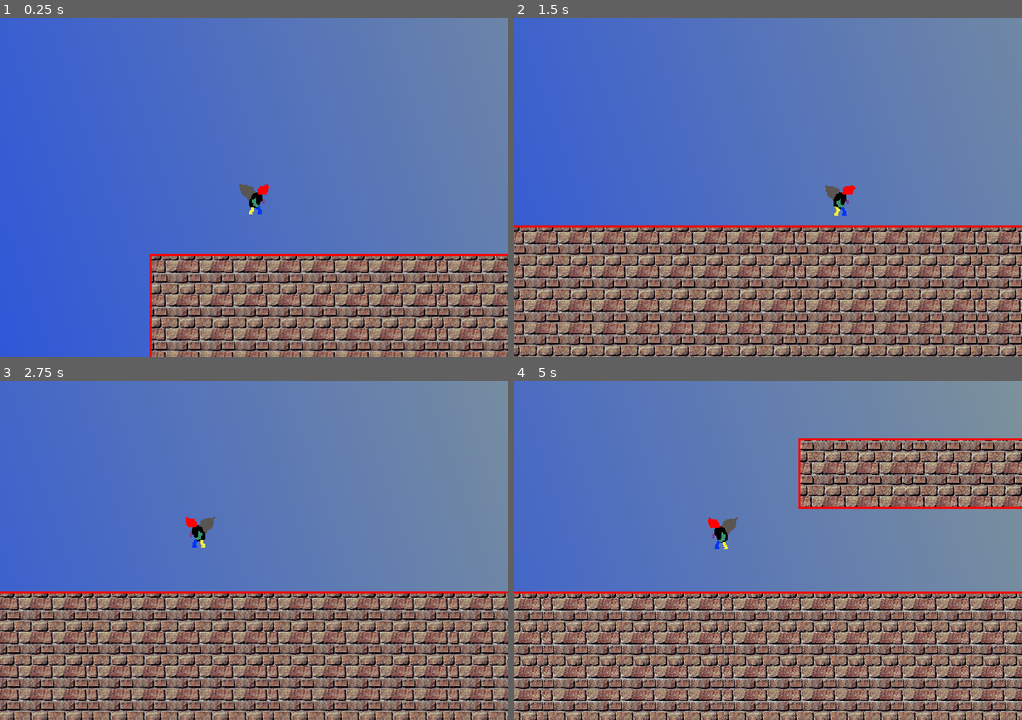
Above: before the commit, frames 1-4 (two rows, left to right).
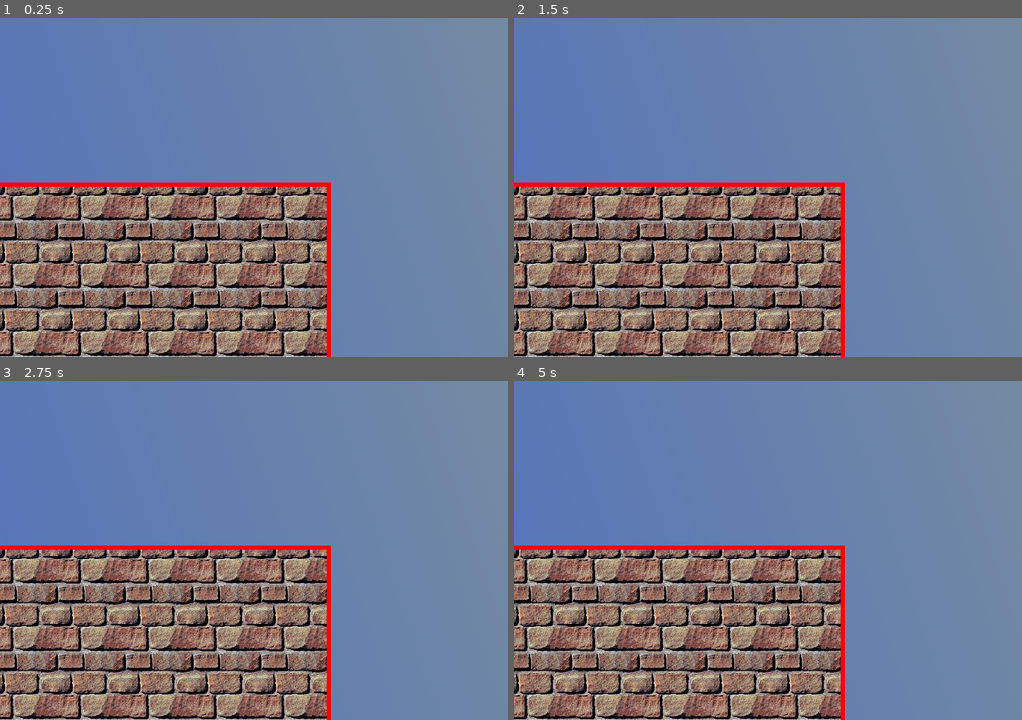
Above: after the commit, the same moments.

Repository: decimatedTomato/GMTK2025
Game: Godot game, scene res://scenes/level.tscn
The game is run twice, just before and just after one commit, with the same random seed, the same clock (stepped at 60 frames per second) and the same inputs. This scene is started directly instead of the project's main scene.
Inputs:
- Up to frame 1 (0.25 s): no input
- Up to frame 2 (1.5 s): tap Enter (ui_accept) at 0.5 s; hold Right (move_right) from 0.53 s (still down); tap Space (jump) at 0.6, 0.77, 1.07 s; tap Ctrl (dash) at 1.35 s
- Up to frame 3 (2.75 s): tap Space (jump) at 1.52, 1.55, 1.82, 2.3 s; release Right (move_right) at 2.03 s; hold Left (move_left) from 2.03 s (still down); hold Shift (run) from 2.03 s (still down)
- Up to frame 4 (5 s): release Left (move_left) at 2.78 s; release Shift (run) at 2.78 s; hold Right (move_right) 2.78-4.28 s; tap Space (jump) at 2.85, 3.02, 3.32, 3.77, 3.8, 4.07, 4.52, 4.55, 4.82 s; tap Ctrl (dash) at 3.6 s; hold Left (move_left) from 4.28 s (still down); tap Shift (run) at 4.35 s

The runs differ from the first frame. In frame 1, 61% of the frame differs, in the area x 0-100%, y 0-100%; in frame 2, 52%; in frame 3, 43%; in frame 4, 52%.

Commit message:
implemented deathbox

Diff:
--- /dev/null
+++ b/area_2d.gd
@@ -0,0 +1,16 @@
+extends Area2D
+
+
+# Called when the node enters the scene tree for the first time.
+func _ready() -> void:
+	pass # Replace with function body.
+
+
+# Called every frame. 'delta' is the elapsed time since the previous frame.
+func _process(delta: float) -> void:
+	pass
+
+func _on_body_entered(body: Node2D) -> void:
+	if body is Player:
+		print("died");
+		body.die();
--- a/project.godot
+++ b/project.godot
@@ -72,6 +72,10 @@
 ]
 }
 
+[layer_names]
+
+2d_physics/layer_2="DeathBox"
+
 [rendering]
 
 renderer/rendering_method="gl_compatibility"
--- a/scenes/character_body_2d.tscn
+++ b/scenes/character_body_2d.tscn
@@ -2,6 +2,10 @@
 
 [ext_resource type="Script" uid="uid://cxgmt11kicapo" path="res://scripts/playerFullMovement.gd" id="1_ws0vm"]
 [ext_resource type="Texture2D" uid="uid://dht0y4klg3dsl" path="res://assets/scientist_idle.png" id="2_g2brh"]
+[ext_resource type="Texture2D" uid="uid://dwhut2fxyipmv" path="res://art/Temporary/playerGrey_up1.png" id="2_rhr3r"]
+[ext_resource type="Texture2D" uid="uid://bv6gpkpcy0wrw" path="res://art/Temporary/playerGrey_up2.png" id="3_t53lx"]
+[ext_resource type="Texture2D" uid="uid://bvydpdk5nb5aj" path="res://art/Temporary/playerGrey_walk1.png" id="4_yi2kj"]
+[ext_resource type="Texture2D" uid="uid://dk0c1t3qf401f" path="res://art/Temporary/playerGrey_walk2.png" id="5_cibgq"]
 
 [sub_resource type="Curve" id="Curve_ws0vm"]
 _data = [Vector2(0, 1), 0.0, 0.0, 0, 0, Vector2(0.372093, 1), 0.0, 0.0, 0, 0, Vector2(0.99999, 0.682718), 0.0, 0.0, 0, 0, Vector2(1, 1), 0.0, 0.0, 0, 0]
@@ -49,6 +53,15 @@
 
 [node name="CollisionPolygon2D" type="CollisionPolygon2D" parent="."]
 polygon = PackedVector2Array(30, 48, 30, -5, 48, -17.5, 48, -44, -48, -44, -48, -12.5, -29.5, 2.5, -29.5, 48)
+[node name="AnimatedSprite2D" type="AnimatedSprite2D" parent="."]
+scale = Vector2(1.2, 1.2)
+sprite_frames = SubResource("SpriteFrames_mfdas")
+animation = &"jump"
+frame_progress = 0.125018
+
+[node name="CollisionBox" type="CollisionShape2D" parent="."]
+visible = false
+shape = SubResource("CapsuleShape2D_8nwgm")
 
 [node name="Camera2D" type="Camera2D" parent="."]
 zoom = Vector2(0.5, 0.5)
--- /dev/null
+++ b/scenes/deathBox.tscn
@@ -0,0 +1,17 @@
+[gd_scene load_steps=3 format=3 uid="uid://brvt1ey3jp0i0"]
+
+[ext_resource type="Script" uid="uid://8gv0dltefmp3" path="res://area_2d.gd" id="1_2fchi"]
+
+[sub_resource type="RectangleShape2D" id="RectangleShape2D_xed6e"]
+size = Vector2(819, 468.5)
+
+[node name="DeathBox" type="Area2D"]
+position = Vector2(-3, 3)
+monitoring = false
+script = ExtResource("1_2fchi")
+
+[node name="CollisionShape2D" type="CollisionShape2D" parent="."]
+position = Vector2(359.5, 300.75)
+shape = SubResource("RectangleShape2D_xed6e")
+
+[connection signal="body_entered" from="." to="." method="_on_body_entered"]
--- /dev/null
+++ b/scenes/level.gd
@@ -0,0 +1,13 @@
+extends Node2D
+
+
+# Called when the node enters the scene tree for the first time.
+func _ready() -> void:
+	pass # Replace with function body.
+
+# Called every frame. 'delta' is the elapsed time since the previous frame.
+func _process(delta: float) -> void:
+	pass
+
+func _on_player_hit() -> void:
+	print("game should end")
--- a/scenes/level.tscn
+++ b/scenes/level.tscn
@@ -1,7 +1,9 @@
-[gd_scene load_steps=6 format=4 uid="uid://sgaqo3xd50ep"]
+[gd_scene load_steps=8 format=4 uid="uid://sgaqo3xd50ep"]
 
 [ext_resource type="Texture2D" uid="uid://dp4nuwh2k2go3" path="res://assets/tempTilemap.png" id="1_2q6dc"]
+[ext_resource type="Script" uid="uid://iojnrdjclb0m" path="res://scenes/level.gd" id="1_ppgk2"]
 [ext_resource type="PackedScene" uid="uid://c4k53ba58itnm" path="res://scenes/character_body_2d.tscn" id="2_w7c3h"]
+[ext_resource type="PackedScene" uid="uid://brvt1ey3jp0i0" path="res://scenes/deathBox.tscn" id="3_mx8sn"]
 [ext_resource type="Texture2D" uid="uid://5enlfahk6xws" path="res://assets/background.png" id="3_w8frs"]
 
 [sub_resource type="TileSetAtlasSource" id="TileSetAtlasSource_w7c3h"]
@@ -57,6 +59,7 @@
 
 [node name="Level" type="Node2D"]
 position = Vector2(0, -195)
+script = ExtResource("1_ppgk2")
 
 [node name="Parallax2D" type="Parallax2D" parent="."]
 scroll_scale = Vector2(0.3, 0.3)
@@ -76,3 +79,12 @@
 [node name="Player" parent="." instance=ExtResource("2_w7c3h")]
 position = Vector2(-1939, 240)
 jump_velocity = -800.0
+
+[node name="DeathBox" parent="." instance=ExtResource("3_mx8sn")]
+position = Vector2(-1751, 1350)
+scale = Vector2(100, 1)
+monitoring = true
+
+[connection signal="hit" from="Player" to="." method="_on_player_hit"]
+[connection signal="area_entered" from="DeathBox" to="Player" method="_on_death_box_area_entered"]
+[connection signal="body_entered" from="DeathBox" to="Player" method="_on_death_box_body_entered"]
--- a/scripts/playerFullMovement.gd
+++ b/scripts/playerFullMovement.gd
@@ -1,4 +1,7 @@
+class_name Player
 extends CharacterBody2D
+
+signal hit
 
 @export var walk_speed = 600.0
 @export var run_speed = 800.0
@@ -70,3 +73,6 @@
 		dash_timer -= delta
 
 	move_and_slide()
+
+func die():
+	hit.emit()
Not shown, added: area_2d.gd.uid
Not shown, added: scenes/level.gd.uid
